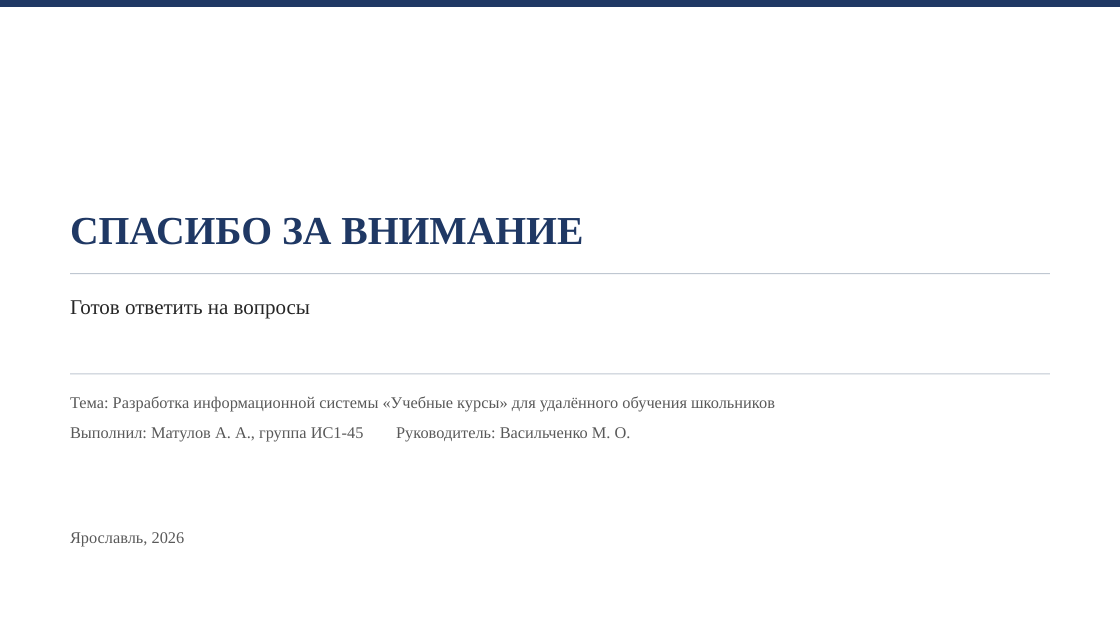
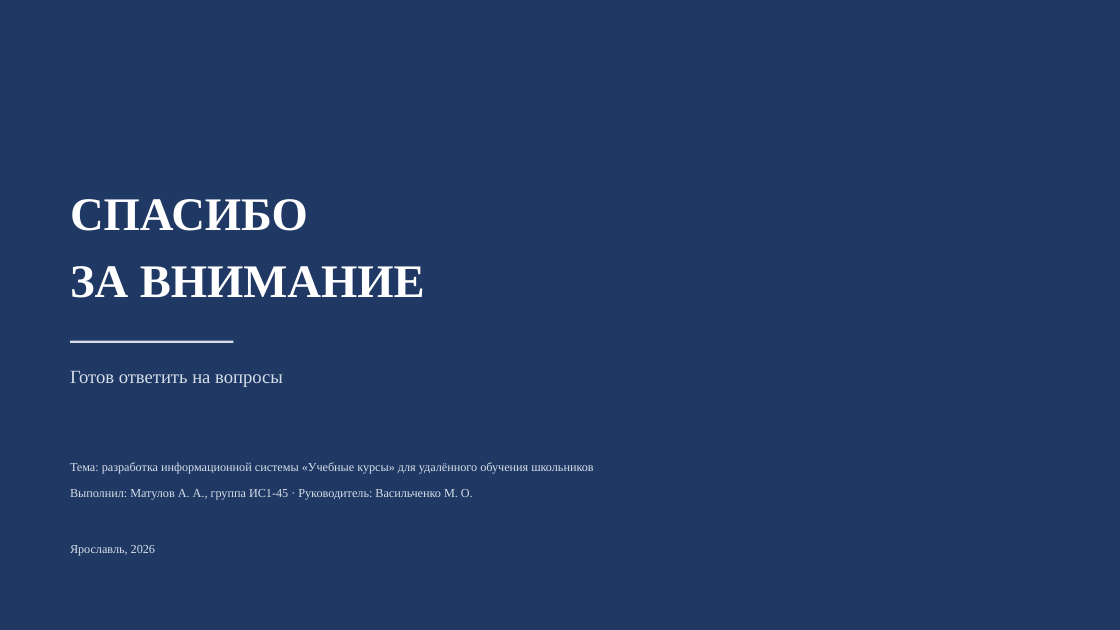
Before and after one commit to CoBa-3325/up03-uchebnye-kursy, a slide deck: slide 9 of Презентация к защите.pptx. Drawn at 1120x630 pixels with LibreOffice and Linux fonts; fonts in the diff are those of the drawing. Boxes give left, top, right and bottom in pixels: in the first picture for what was removed or moved away, otherwise in the second. Text is boxed around its words. In the diff, an @@ line names an element or a change of style, - is before the commit and + after.

```diff
--- a/Презентация к защите.pptx
+++ b/Презентация к защите.pptx
@@ rectangle: place and size @@
-rectangle at <box>70,273,1050,274</box>
+rectangle at <box>0,0,1120,630</box>
@@ rectangle at <box>0,0,1120,630</box>: fill #BFC7D1 to #1F3864 @@
@@ rectangle removed at <box>0,0,1120,7</box> @@
@@ text added at <box>70,199,308,231</box>, 40 pt, text #FFFFFF, bold @@
+СПАСИБО
@@ text at <box>70,266,425,298</box>: text changed; size 34 to 40 pt; text colour #1F3864 to #FFFFFF @@
-СПАСИБО ЗА ВНИМАНИЕ
+ЗА ВНИМАНИЕ
@@ rectangle added at <box>70,341,233,344</box>, fill #D6DEE8 @@
@@ text "Готов ответить на вопросы": place and size @@
-text "Готов ответить на вопросы" at <box>70,300,310,319</box>
+text "Готов ответить на вопросы" at <box>70,371,283,387</box>
@@ text "Готов ответить на вопросы" at <box>70,371,283,387</box>: size 18 to 16 pt, text colour #262626 to #D6DEE8; line spacing 1 to 1.15 @@
@@ rectangle removed at <box>70,373,1050,374</box> @@
@@ text at <box>70,462,593,474</box>: text changed; size 14 to 10.5 pt; text colour #595959 to #D6DEE8 @@
-Тема: Разработка информационной системы «Учебные курсы» для удалённого обучения школьников
+Тема: разработка информационной системы «Учебные курсы» для удалённого обучения школьников
@@ text at <box>70,489,473,500</box>: text changed; size 14 to 10.5 pt; text colour #595959 to #D6DEE8 @@
-Выполнил: Матулов А. А., группа ИС1-45 Руководитель: Васильченко М. О.
+Выполнил: Матулов А. А., группа ИС1-45 · Руководитель: Васильченко М. О.
@@ text "Ярославль, 2026": place and size @@
-text "Ярославль, 2026" at <box>70,532,185,547</box>
+text "Ярославль, 2026" at <box>70,545,155,556</box>
@@ text "Ярославль, 2026" at <box>70,545,155,556</box>: size 14 to 10.5 pt, text colour #595959 to #D6DEE8; line spacing 1 to 1.15 @@
```
Also in this commit, not shown: 8 other slides changed.
